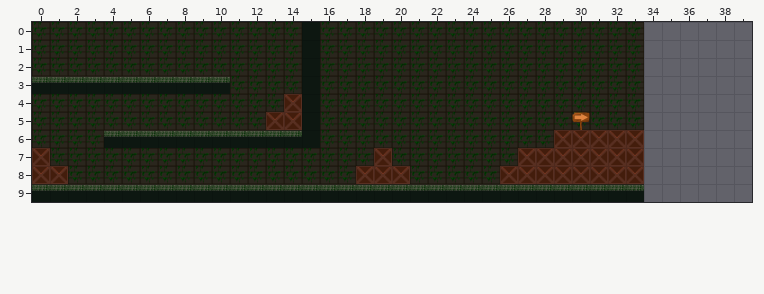
Tiled map, stored at lib/Mapas/Mapa 2/Data/tmx/Mapa.tmx. Above is the file before it was changed.
Cells are 64x64 px. Shown: x 0..39, y 0..9. The old version is drawn lined up with the new one.
Now the later version:
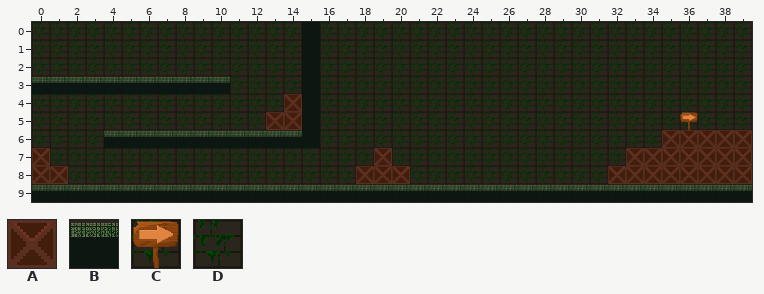
Key: from "Boxes": A 0; from "FloorTile": B 3; from "Placa": C 0; from "Wall": D 0.
_ is an empty cell.
Tiles replaced or removed in this view: A, C.
What changed:
Changed rows in their new state; . is an unchanged cell.
map size 34x10 -> 40x10 cells
Layer "Collision Block":
first column x 26:
 6 ..._____.AAAAA
 7 .______.AAAAAA
 8 ______..AAAAAA
 9 ........BBBBBB
Layer "Wall":
first column x 26:
 0 ........DDDDDD
 1 ........DDDDDD
 2 ........DDDDDD
 3 ........DDDDDD
 4 ........DDDDDD
 5 ....D...DDCDDD
 6 ...DDDDDD.....
 7 .DDDDDD.......
 8 DDDDDD........
Pixel boxes of the changes (left, top, right, bottom) in both pictures:
changed: (500, 22, 752, 202)
